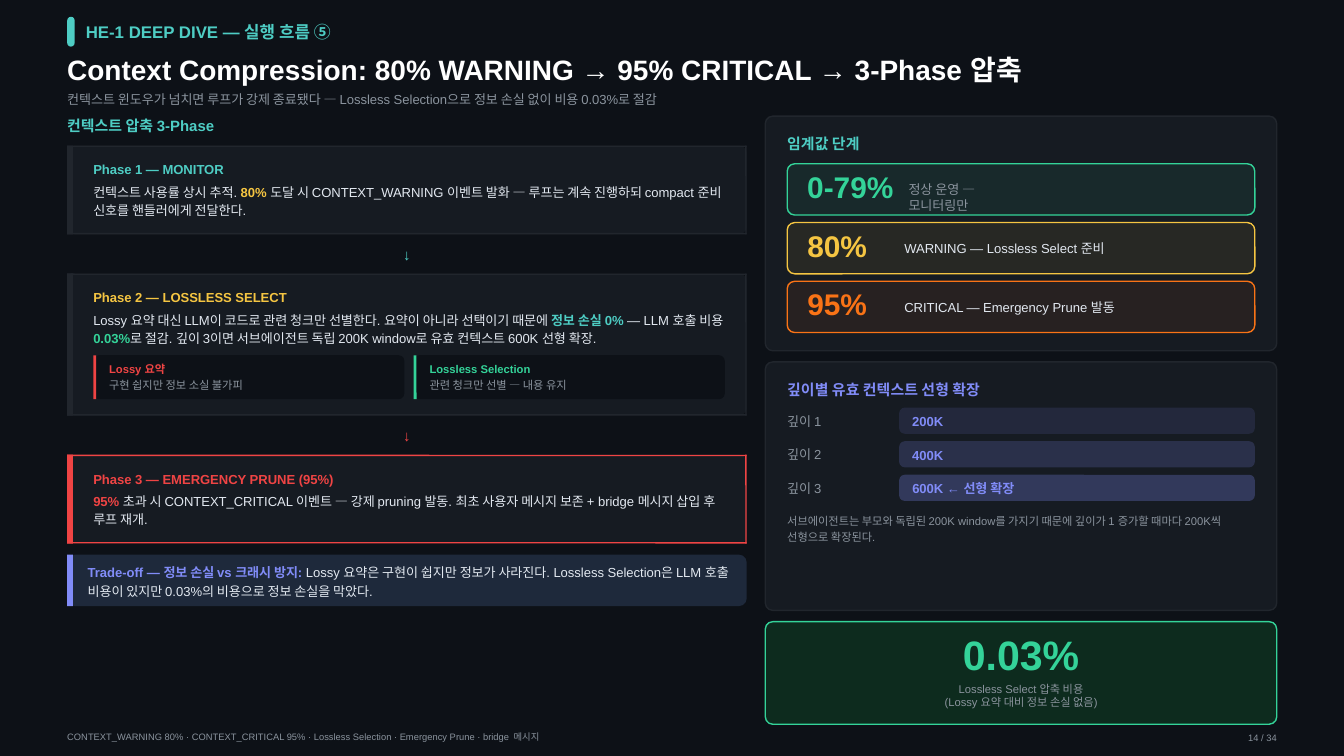
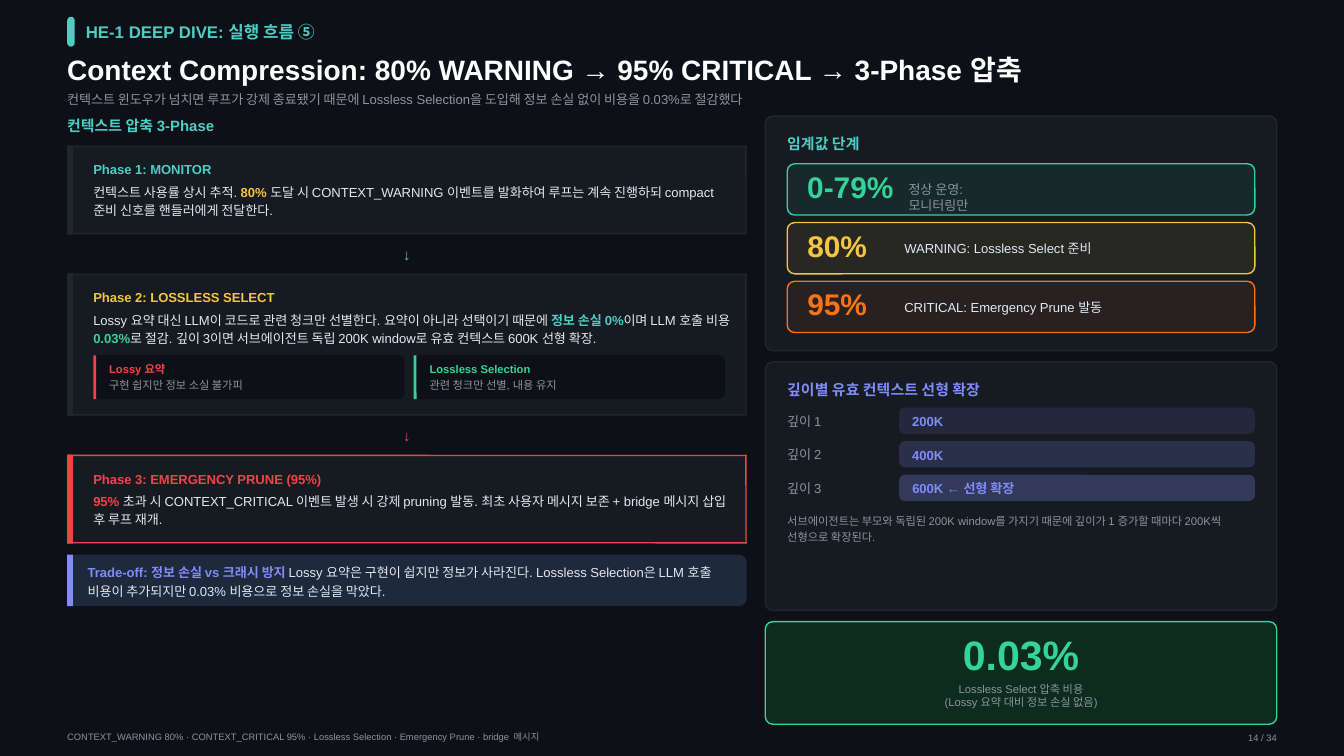
Before and after one commit to mangowhoiscloud/portfolio, a slide deck: slide 14 of geode/versions/v6/GEODE-Portfolio-v030.pptx. Drawn at 1344x756 pixels with LibreOffice and Linux fonts; fonts in the diff are those of the drawing. Boxes give left, top, right and bottom in pixels: in the first picture for what was removed or moved away, otherwise in the second. Text is boxed around its words. In the diff, an @@ line names an element or a change of style, - is before the commit and + after.

```diff
--- a/geode/versions/v6/GEODE-Portfolio-v030.pptx
+++ b/geode/versions/v6/GEODE-Portfolio-v030.pptx
@@ text at (86,23,315,40): text changed @@
-HE-1 DEEP DIVE — 실행 흐름 ⑤
+HE-1 DEEP DIVE: 실행 흐름 ⑤
@@ text at (67,93,743,105): text changed @@
-컨텍스트 윈도우가 넘치면 루프가 강제 종료됐다 — Lossless Selection으로 정보 손실 없이 비용 0.03%로 절감
+컨텍스트 윈도우가 넘치면 루프가 강제 종료됐기 때문에 Lossless Selection을 도입해 정보 손실 없이 비용을 0.03%로 절감했다
@@ text at (93,164,211,174): text changed @@
-Phase 1 — MONITOR
+Phase 1: MONITOR
@@ text at (93,186,714,216): text changed @@
-컨텍스트 사용률 상시 추적. 80% 도달 시 CONTEXT_WARNING 이벤트 발화 — 루프는 계속 진행하되 compact 준비 신호를 핸들러에게 전달한다.
+컨텍스트 사용률 상시 추적. 80% 도달 시 CONTEXT_WARNING 이벤트를 발화하여 루프는 계속 진행하되 compact 준비 신호를 핸들러에게 전달한다.
@@ text at (909,183,969,211): text changed @@
-정상 운영 — 모니터링만
+정상 운영: 모니터링만
@@ text at (904,242,1092,254): text changed @@
-WARNING — Lossless Select 준비
+WARNING: Lossless Select 준비
@@ text at (93,292,274,302): text changed @@
-Phase 2 — LOSSLESS SELECT
+Phase 2: LOSSLESS SELECT
@@ text at (93,314,730,344): text changed @@
-Lossy 요약 대신 LLM이 코드로 관련 청크만 선별한다. 요약이 아니라 선택이기 때문에 정보 손실 0% — LLM 호출 비용 0.03%로 절감. 깊이 3이면 서브에이전트 독립 200K window로 유효 컨텍스트 600K 선형 확장.
+Lossy 요약 대신 LLM이 코드로 관련 청크만 선별한다. 요약이 아니라 선택이기 때문에 정보 손실 0%이며 LLM 호출 비용 0.03%로 절감. 깊이 3이면 서브에이전트 독립 200K window로 유효 컨텍스트 600K 선형 확장.
@@ text at (904,301,1102,315): text changed @@
-CRITICAL — Emergency Prune 발동
+CRITICAL: Emergency Prune 발동
@@ text at (430,380,557,390): text changed @@
-관련 청크만 선별 — 내용 유지
+관련 청크만 선별, 내용 유지
@@ text at (93,474,322,487): text changed @@
-Phase 3 — EMERGENCY PRUNE (95%)
+Phase 3: EMERGENCY PRUNE (95%)
@@ text at (93,495,726,525): text changed @@
-95% 초과 시 CONTEXT_CRITICAL 이벤트 — 강제 pruning 발동. 최초 사용자 메시지 보존 + bridge 메시지 삽입 후 루프 재개.
+95% 초과 시 CONTEXT_CRITICAL 이벤트 발생 시 강제 pruning 발동. 최초 사용자 메시지 보존 + bridge 메시지 삽입 후 루프 재개.
@@ text at (88,566,712,597): text changed @@
-Trade-off — 정보 손실 vs 크래시 방지: Lossy 요약은 구현이 쉽지만 정보가 사라진다. Lossless Selection은 LLM 호출 비용이 있지만 0.03%의 비용으로 정보 손실을 막았다.
+Trade-off: 정보 손실 vs 크래시 방지 Lossy 요약은 구현이 쉽지만 정보가 사라진다. Lossless Selection은 LLM 호출 비용이 추가되지만 0.03% 비용으로 정보 손실을 막았다.
```
Also in this commit, not shown: 33 other slides changed, 35 other files.
